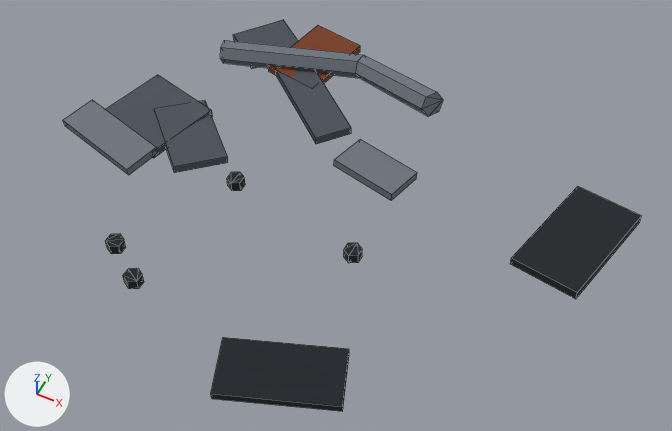
Two versions of the FBX model Assets/_Project/Art/Environment/LabKit/Meshes/Debris_Scrap.fbx, one commit apart.
Camera for both pictures: a camera (50 mm lens) standing at (1.35, -2.6, 3.11) and looking at (0.12, -0.13, 0.02). The lights are fixed; the arrows at lower left show +X, +Y and +Z. The picture after the commit comes second. Mesh edges are drawn as thin lines.

Names of what the first picture shows: 'Debris_Scrap'.
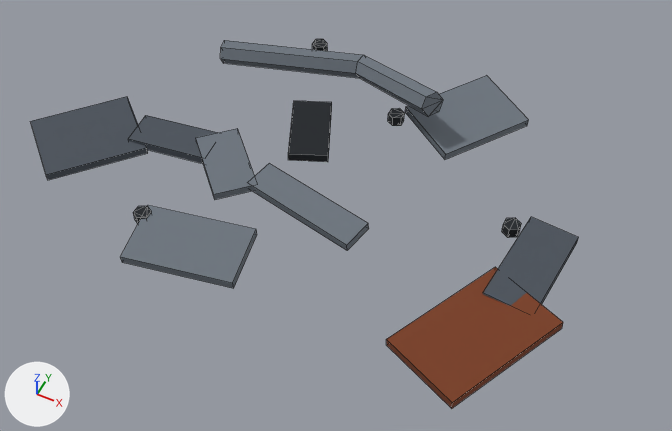
Boxes (x1, y1, x2, y2) around the edits, measured in the pictures (672 x 431 px; the box of a moved part takes in the faces that stretch with it):
'Debris_Scrap', reshaped: before (63, 19, 641, 412); after (31, 39, 579, 409)
part 1 of me_debris_scrap, moved or reshaped: before (211, 337, 349, 412); after (483, 217, 579, 306)
part 2 of me_debris_scrap, moved or reshaped: before (155, 100, 228, 173); after (120, 205, 257, 288)
part 3 of me_debris_scrap, moved or reshaped: before (334, 140, 417, 200); after (288, 101, 332, 162)
part 4 of me_debris_scrap, added: after (133, 206, 151, 224)
part 5 of me_debris_scrap, added: after (388, 108, 404, 126)
part 6 of me_debris_scrap, moved or reshaped: before (105, 234, 126, 254); after (312, 39, 328, 51)
part 7 of me_debris_scrap, added: after (502, 218, 521, 238)
part 8 of me_debris_scrap, rebuilt (23% wider, 12% taller): before (63, 100, 158, 175); after (31, 96, 148, 180)
part 9 of me_debris_scrap, deleted: before (123, 19, 641, 299)
part 10 of me_debris_scrap, built on: before (106, 75, 212, 158); after (128, 76, 563, 409)

Edits to the bpy script that builds the scene:
```text
Change me_debris_scrap:
    used by ob_debris_scrap; location = (0.0, 0.0, 0.0)
    remove me_debris_scrap.from_pydata(...)  # 138 vertices, 130 faces; spans x -1.34..1.33, y -1.16..1.04, z -0.01..0.3
    add me_debris_scrap.from_pydata(...)  # 138 vertices, 130 faces; spans x -1.46..1.2, y -0.8..1.04, z -0.02..0.3
    me_debris_scrap part 1: the loose piece of 8 vertices spanning x 0.02..0.57, y -1.16..-0.75, z -0.01..0.05 is multiplied about its middle by the matrix ((0.41, -0.874, -0.04), (0.875, 0.41, 0.003), (0.014, -0.038, 0.965)), then moved by (0.69, 0.93, 0.0), in mat_lab_wall (greyish blue #4c535c)
    me_debris_scrap part 2: the loose piece of 8 vertices spanning x -0.98..-0.5, y -0.22..0.26, z -0.01..0.05 is turned -125.6 degrees about the z axis through its middle and scaled by 1.19, then moved by (0.37, -0.59, 0.0), in mat_lab_metal (grey #6e767f)
    me_debris_scrap part 3: the loose piece of 8 vertices spanning x -0.04..0.34, y 0.08..0.34, z 0.0..0.04 is turned -51.7 degrees about the z axis through its middle and scaled by 1.08, then moved by (-0.39, 0.1, 0.0), in mat_lab_metaldark (black #1f2328)
    me_debris_scrap part 4: a new loose piece, a 6-sided cylinder along z spanning x -0.679..-0.61, y -0.555..-0.475, z 0.0..0.05, in mat_lab_metaldark (black #1f2328)
    me_debris_scrap part 5: a new loose piece, a 6-sided cylinder along z spanning x 0.059..0.129, y 0.537..0.617, z 0.0..0.05, in mat_lab_metaldark (black #1f2328)
    me_debris_scrap part 6: the loose piece of 12 vertices spanning x -0.69..-0.62, y -0.74..-0.66, z 0.0..0.05 is moved by (0.17, 1.6, 0.0)
    me_debris_scrap part 7: a new loose piece, a 6-sided cylinder along z spanning x 0.805..0.874, y 0.107..0.187, z 0.0..0.05, in mat_lab_metaldark (black #1f2328)
    me_debris_scrap part 8: the loose piece of 8 vertices spanning x -1.34..-0.82, y -0.32..0.0, z -0.01..0.05 is rebuilt with 8 vertices and now spans x -1.46..-0.88, y -0.51..0.09, z -0.02..0.06, in mat_lab_wall (greyish blue #4c535c)
    me_debris_scrap part 9: 7 loose pieces with 68 vertices, spanning x -0.94..1.33, y -0.87..1.04, z -0.01..0.05, are deleted
    me_debris_scrap part 10
    8 vertices are removed from x -1.21..-0.73, y -0.17..0.31, z -0.01..0.05
    6 faces are deleted
    27 vertices are added at x -1.0..1.2, y -0.8..1.04, z -0.01..0.05
    13 new vertices lie (0.0, 0.0, 0.04) away from vertices in x -1.0..1.2, y -0.8..1.04, z -0.01..0.01
    18 new faces join them, mat_lab_metal (grey #6e767f)
    6 new faces join them, mat_lab_wall (greyish blue #4c535c)
    6 new faces join them, mat_lab_rust (brown #7a3e22)
```
